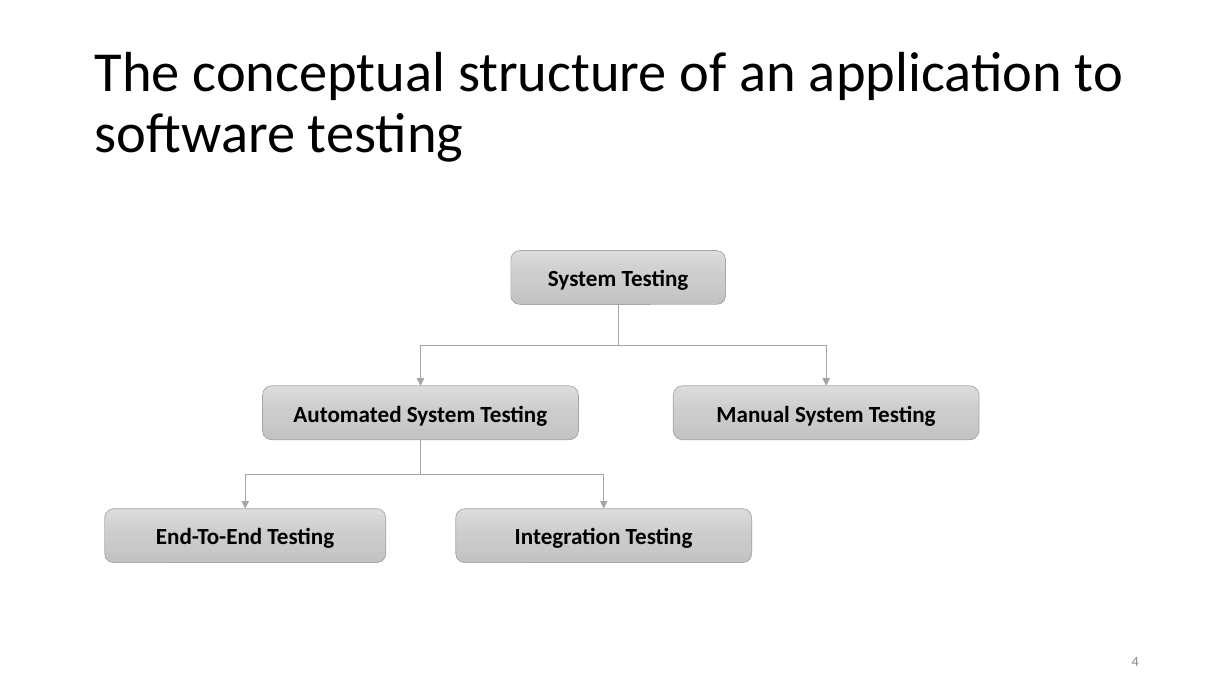
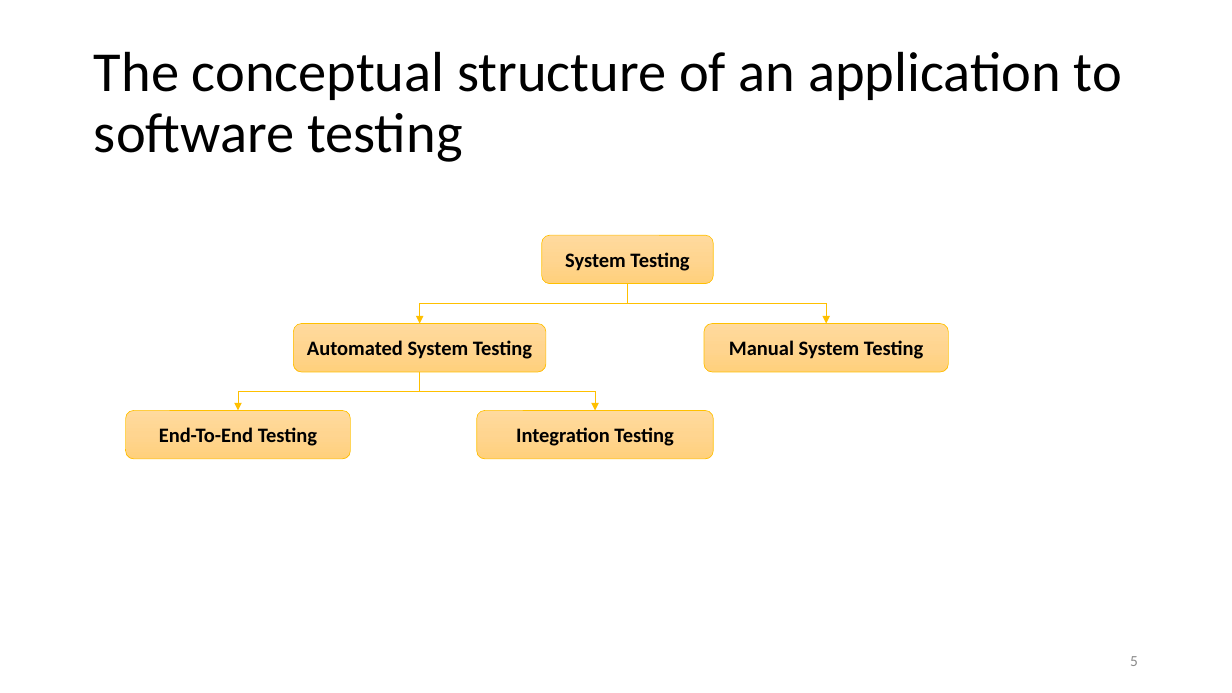
Before and after one commit to liepnguyen/Planru, a slide deck: slide 5 of Documents/Lessons Learned From Agile Quality Assurance In Scrum.pptx (slide 4 before the commit). Drawn at 1232x693 pixels with LibreOffice and Linux fonts; fonts in the diff are those of the drawing. Boxes give left, top, right and bottom in pixels: in the first picture for what was removed or moved away, otherwise in the second. Text is boxed around its words. In the diff, an @@ line names an element or a change of style, - is before the commit and + after.

```diff
--- a/Documents/Lessons Learned From Agile Quality Assurance In Scrum.pptx
+++ b/Documents/Lessons Learned From Agile Quality Assurance In Scrum.pptx
@@ rounded rectangle "System Testing": place and size @@
-rounded rectangle "System Testing" at bbox=[511, 250, 726, 304]
+rounded rectangle "System Testing" at bbox=[542, 236, 714, 284]
@@ elbow arrow moved from (618, 305) - (421, 386) to (628, 284) - (420, 323) @@
@@ elbow arrow (628, 284) - (420, 323): stroke #A5A5A5 0.5 pt to #FFC000 0.5 pt @@
@@ elbow arrow moved from (618, 305) - (826, 386) to (628, 284) - (826, 323) @@
@@ elbow arrow (628, 284) - (826, 323): stroke #A5A5A5 0.5 pt to #FFC000 0.5 pt @@
@@ rounded rectangle "Automated System Testing": place and size @@
-rounded rectangle "Automated System Testing" at bbox=[262, 386, 579, 440]
+rounded rectangle "Automated System Testing" at bbox=[294, 323, 546, 372]
@@ rounded rectangle "Manual System Testing": place and size @@
-rounded rectangle "Manual System Testing" at bbox=[674, 386, 980, 440]
+rounded rectangle "Manual System Testing" at bbox=[704, 323, 948, 372]
@@ elbow arrow moved from (421, 440) - (245, 509) to (420, 372) - (238, 410) @@
@@ elbow arrow (420, 372) - (238, 410): stroke #A5A5A5 0.5 pt to #FFC000 0.5 pt @@
@@ elbow arrow moved from (421, 440) - (604, 509) to (420, 372) - (595, 410) @@
@@ elbow arrow (420, 372) - (595, 410): stroke #A5A5A5 0.5 pt to #FFC000 0.5 pt @@
@@ rounded rectangle "End-To-End Testing": place and size @@
-rounded rectangle "End-To-End Testing" at bbox=[104, 509, 385, 563]
+rounded rectangle "End-To-End Testing" at bbox=[126, 410, 350, 458]
@@ size 18 to 16 pt; fill gradient #DDDDDD to #CDCDCD to #C4C4C4 to gradient #FFDB9E to #FFD590 to #FFD07C; outline #A5A5A5 0.5 pt to #FFC000 0.5 pt in 5 elements at bbox=[542, 236, 714, 284], bbox=[294, 323, 546, 372], bbox=[704, 323, 948, 372], bbox=[126, 410, 350, 458], bbox=[477, 410, 714, 458] @@
@@ rounded rectangle "Integration Testing": place and size @@
-rounded rectangle "Integration Testing" at bbox=[456, 509, 751, 563]
+rounded rectangle "Integration Testing" at bbox=[477, 410, 714, 458]
@@ page number at bbox=[1130, 656, 1138, 666]: text changed; size 11 to 12 pt @@
-4
+5
```
Also in this commit, not shown: 12 other slides changed, 1 slide added.
